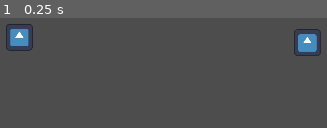
Above: before the commit, frame 1.
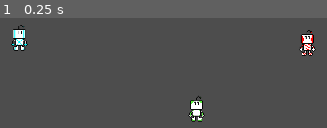
Above: after the commit, the same moment.

Repository: NickDeGamer1/ConnectGame
Game: Godot game, scene res://Scenes/test.tscn
Two runs of this game, one before a commit and one after it. Both use one fixed random seed, a clock stepped at 60 frames per second and the inputs below. The project has no main scene, so this scene is started directly. The engine's default icon, where the game draws it, is replaced by a stand-in: a white triangle on a blue panel in a dark square.
Inputs:
- Up to frame 1 (0.25 s): no input

The runs differ from the first frame. In frame 1, 3.3% of the frame differs, in the area x 1-99%, y 5-95%.

Commit message:
Sprites + general fixes

Diff:
--- a/new-game-project/Scenes/Player.tscn
+++ b/new-game-project/Scenes/Player.tscn
@@ -1,23 +1,134 @@
-[gd_scene load_steps=5 format=3 uid="uid://cne8v4uqsvxij"]
+[gd_scene load_steps=27 format=3 uid="uid://cne8v4uqsvxij"]
 
-[ext_resource type="Texture2D" uid="uid://dyk2l21rq6aid" path="res://icon.svg" id="1_b1xud"]
 [ext_resource type="Script" path="res://Scenes/player.gd" id="1_drpok"]
+[ext_resource type="Texture2D" uid="uid://xj3riufbpbl8" path="res://BotSprites/BlueBot/Untitled_Artwork-1.png" id="2_7gsfj"]
+[ext_resource type="Texture2D" uid="uid://cypqttv8ad4ki" path="res://BotSprites/RedBot/Untitled_Artwork-1.png" id="2_d2tcp"]
+[ext_resource type="Texture2D" uid="uid://dyq8ddmjxbxwr" path="res://BotSprites/BlueBot/Untitled_Artwork-2.png" id="3_8in23"]
+[ext_resource type="Texture2D" uid="uid://bo2d6iclw4pa6" path="res://BotSprites/RedBot/Untitled_Artwork-2.png" id="3_tqpgm"]
+[ext_resource type="Texture2D" uid="uid://b5rnssm88yqti" path="res://BotSprites/RedBot/Untitled_Artwork-3.png" id="4_ei8a7"]
+[ext_resource type="Texture2D" uid="uid://5lstkjnruaeu" path="res://BotSprites/BlueBot/Untitled_Artwork-3.png" id="4_sgx8u"]
+[ext_resource type="Texture2D" uid="uid://ch8h6w27seird" path="res://BotSprites/RedBot/Untitled_Artwork-4.png" id="5_6dvi8"]
+[ext_resource type="Texture2D" uid="uid://d0djhtks68cip" path="res://BotSprites/BlueBot/Untitled_Artwork-4.png" id="5_6eo7n"]
+[ext_resource type="Script" path="res://Scenes/eyes.gd" id="6_1vrr6"]
+[ext_resource type="Texture2D" uid="uid://bsvgbauilysy4" path="res://BotSprites/GreenBot/Untitled_Artwork-1.png" id="6_a8ofk"]
+[ext_resource type="Texture2D" uid="uid://x0rdm4f1ij3g" path="res://BotSprites/GreenBot/Untitled_Artwork-2.png" id="7_2mnq4"]
+[ext_resource type="Texture2D" uid="uid://d6y1kbeltf21" path="res://BotSprites/Eye.png" id="7_o8xh6"]
+[ext_resource type="Texture2D" uid="uid://cpmhl4fsiukf1" path="res://BotSprites/GreenBot/Untitled_Artwork-3.png" id="8_6dyhi"]
+[ext_resource type="Texture2D" uid="uid://c7vcty4qx5c4j" path="res://BotSprites/GreenBot/Untitled_Artwork-4.png" id="9_qrp3y"]
+[ext_resource type="Texture2D" uid="uid://dmbqg76dlbrc6" path="res://BotSprites/Yellow bot/Untitled_Artwork-1.png" id="10_vk7gf"]
+[ext_resource type="Texture2D" uid="uid://kbcuujtol0pp" path="res://BotSprites/Yellow bot/Untitled_Artwork-2.png" id="11_rfvv6"]
+[ext_resource type="Texture2D" uid="uid://gjg6pcgtj18w" path="res://BotSprites/Yellow bot/Untitled_Artwork-3.png" id="12_3h78c"]
+[ext_resource type="Texture2D" uid="uid://cl4n03tf6n28t" path="res://BotSprites/Yellow bot/Untitled_Artwork-4.png" id="13_qa8s8"]
+[ext_resource type="Texture2D" uid="uid://dsptf4m52xjbr" path="res://BotSprites/PurpleBot/Untitled_Artwork-1.png" id="14_7pfl6"]
+[ext_resource type="Texture2D" uid="uid://fvlfaql3eahb" path="res://BotSprites/PurpleBot/Untitled_Artwork-2.png" id="15_6r065"]
+[ext_resource type="Texture2D" uid="uid://den62wkg6ivdp" path="res://BotSprites/PurpleBot/Untitled_Artwork-3.png" id="16_apxmv"]
+[ext_resource type="Texture2D" uid="uid://sxgcj6wgof67" path="res://BotSprites/PurpleBot/Untitled_Artwork-4.png" id="17_00gqn"]
 
 [sub_resource type="CircleShape2D" id="CircleShape2D_dai1w"]
 radius = 30.0
+
+[sub_resource type="SpriteFrames" id="SpriteFrames_im4lv"]
+animations = [{
+"frames": [{
+"duration": 1.0,
+"texture": ExtResource("2_d2tcp")
+}, {
+"duration": 1.0,
+"texture": ExtResource("3_tqpgm")
+}, {
+"duration": 1.0,
+"texture": ExtResource("4_ei8a7")
+}, {
+"duration": 1.0,
+"texture": ExtResource("5_6dvi8")
+}],
+"loop": true,
+"name": &"C0",
+"speed": 5.0
+}, {
+"frames": [{
+"duration": 1.0,
+"texture": ExtResource("6_a8ofk")
+}, {
+"duration": 1.0,
+"texture": ExtResource("7_2mnq4")
+}, {
+"duration": 1.0,
+"texture": ExtResource("8_6dyhi")
+}, {
+"duration": 1.0,
+"texture": ExtResource("9_qrp3y")
+}],
+"loop": true,
+"name": &"C1",
+"speed": 5.0
+}, {
+"frames": [{
+"duration": 1.0,
+"texture": ExtResource("10_vk7gf")
+}, {
+"duration": 1.0,
+"texture": ExtResource("11_rfvv6")
+}, {
+"duration": 1.0,
+"texture": ExtResource("12_3h78c")
+}, {
+"duration": 1.0,
+"texture": ExtResource("13_qa8s8")
+}],
+"loop": true,
+"name": &"C2",
+"speed": 5.0
+}, {
+"frames": [{
+"duration": 1.0,
+"texture": ExtResource("14_7pfl6")
+}, {
+"duration": 1.0,
+"texture": ExtResource("15_6r065")
+}, {
+"duration": 1.0,
+"texture": ExtResource("16_apxmv")
+}, {
+"duration": 1.0,
+"texture": ExtResource("17_00gqn")
+}],
+"loop": true,
+"name": &"C3",
+"speed": 5.0
+}, {
+"frames": [{
+"duration": 1.0,
+"texture": ExtResource("2_7gsfj")
+}, {
+"duration": 1.0,
+"texture": ExtResource("3_8in23")
+}, {
+"duration": 1.0,
+"texture": ExtResource("4_sgx8u")
+}, {
+"duration": 1.0,
+"texture": ExtResource("5_6eo7n")
+}],
+"loop": true,
+"name": &"PC",
+"speed": 7.0
+}]
 
 [sub_resource type="RectangleShape2D" id="RectangleShape2D_52eig"]
 size = Vector2(50, 100)
 
 [node name="Player" type="Area2D"]
+texture_filter = 1
 script = ExtResource("1_drpok")
-
-[node name="Sprite2D" type="Sprite2D" parent="."]
-scale = Vector2(0.5, 0.5)
-texture = ExtResource("1_b1xud")
 
 [node name="CollisionShape2D" type="CollisionShape2D" parent="."]
 shape = SubResource("CircleShape2D_dai1w")
+
+[node name="AnimatedSprite2D" type="AnimatedSprite2D" parent="."]
+scale = Vector2(2, 2)
+sprite_frames = SubResource("SpriteFrames_im4lv")
+animation = &"C0"
 
 [node name="Weapon" type="Node2D" parent="."]
 
@@ -26,3 +137,18 @@
 
 [node name="CollisionShape2D" type="CollisionShape2D" parent="Weapon/Area2D"]
 shape = SubResource("RectangleShape2D_52eig")
+
+[node name="EyeHolder" type="Node2D" parent="."]
+
+[node name="Eyes" type="Node2D" parent="EyeHolder"]
+script = ExtResource("6_1vrr6")
+
+[node name="LeftEye" type="Sprite2D" parent="EyeHolder/Eyes"]
+position = Vector2(-4, -12)
+scale = Vector2(2, 2)
+texture = ExtResource("7_o8xh6")
+
+[node name="RightEye" type="Sprite2D" parent="EyeHolder/Eyes"]
+position = Vector2(4, -12)
+scale = Vector2(2, 2)
+texture = ExtResource("7_o8xh6")
--- /dev/null
+++ b/new-game-project/Scenes/eyes.gd
@@ -0,0 +1,21 @@
+extends Node2D
+
+var centered:bool = false
+
+func Update(Dir):
+	if !centered:
+		if Dir >= 0 and Dir <= 180:
+			$LeftEye.flip_h = false
+			$RightEye.flip_h = false
+		else:
+			$LeftEye.flip_h = true
+			$RightEye.flip_h = true
+
+
+		if Dir > 90 and Dir <= 270:
+			position.y = 2
+		else:
+			position.y = 0
+	else:
+		$LeftEye.flip_h = false
+		$RightEye.flip_h = true
--- a/new-game-project/Scenes/player.gd
+++ b/new-game-project/Scenes/player.gd
@@ -4,6 +4,8 @@
 enum PNum {KBM, C1, C2, C3, C4, ONL}
 @export var ConType: PNum
 var WhatConToUse:String = "PC"
+var AnimPlay:bool = false
+@onready var PosBuff = global_position
 
 func _ready() -> void:
 	match ConType:
@@ -19,10 +21,9 @@
 			WhatConToUse = "C3"
 		5:
 			WhatConToUse = "ON"
+	$AnimatedSprite2D.play(WhatConToUse)
 
 func _physics_process(_delta: float) -> void:
-
-
 	if ConType == 0:#On KBM
 		var MP = get_viewport().get_mouse_position()
 		$Weapon.rotation =  atan2(MP.y - global_position.y, MP.x - global_position.x)
@@ -30,8 +31,27 @@
 		var CX = Input.get_joy_axis(ConType-1, JOY_AXIS_RIGHT_X)
 		var CY = Input.get_joy_axis(ConType-1, JOY_AXIS_RIGHT_Y)
 
-		if abs(CX) > 0.2 and abs(CY) > 0.2:
+		if abs(CX) > 0.2 and abs(CY) > 0.3:
+			$EyeHolder/Eyes.centered = false
 			$Weapon.rotation =  atan2(CY, CX)
+		#else:
+			#$EyeHolder/Eyes.centered = true
+
+
+
+	$EyeHolder/Eyes.Update(rad_to_deg($Weapon.rotation) + 90)
+
+	if $AnimatedSprite2D.frame % 2 != 0:
+		$EyeHolder.position.y = -2
+	else:
+		$EyeHolder.position.y = 0
+
+	if PosBuff != global_position:
+		$AnimatedSprite2D.play(WhatConToUse)
+	else:
+		$AnimatedSprite2D.stop()
+		$AnimatedSprite2D.frame = 0
+	PosBuff = global_position
 
 	if ConType != 5:
 		#Movement
--- a/new-game-project/Scenes/test.tscn
+++ b/new-game-project/Scenes/test.tscn
@@ -6,7 +6,11 @@
 
 [node name="Player" parent="." instance=ExtResource("1_javgr")]
 position = Vector2(532, 585)
-ConType = 0
 
 [node name="Player2" parent="." instance=ExtResource("1_javgr")]
 position = Vector2(1224, 598)
+ConType = 1
+
+[node name="Player3" parent="." instance=ExtResource("1_javgr")]
+position = Vector2(958, 756)
+ConType = 2
--- a/new-game-project/project.godot
+++ b/new-game-project/project.godot
@@ -82,3 +82,43 @@
 "events": [Object(InputEventJoypadMotion,"resource_local_to_scene":false,"resource_name":"","device":1,"axis":0,"axis_value":1.0,"script":null)
 ]
 }
+Move_upC2={
+"deadzone": 0.5,
+"events": [Object(InputEventJoypadMotion,"resource_local_to_scene":false,"resource_name":"","device":2,"axis":1,"axis_value":-1.0,"script":null)
+]
+}
+Move_downC2={
+"deadzone": 0.5,
+"events": [Object(InputEventJoypadMotion,"resource_local_to_scene":false,"resource_name":"","device":2,"axis":1,"axis_value":1.0,"script":null)
+]
+}
+Move_leftC2={
+"deadzone": 0.5,
+"events": [Object(InputEventJoypadMotion,"resource_local_to_scene":false,"resource_name":"","device":2,"axis":0,"axis_value":-1.0,"script":null)
+]
+}
+Move_rightC2={
+"deadzone": 0.5,
+"events": [Object(InputEventJoypadMotion,"resource_local_to_scene":false,"resource_name":"","device":2,"axis":0,"axis_value":1.0,"script":null)
+]
+}
+Move_upC3={
+"deadzone": 0.5,
+"events": [Object(InputEventJoypadMotion,"resource_local_to_scene":false,"resource_name":"","device":3,"axis":1,"axis_value":-1.0,"script":null)
+]
+}
+Move_downC3={
+"deadzone": 0.5,
+"events": [Object(InputEventJoypadMotion,"resource_local_to_scene":false,"resource_name":"","device":3,"axis":1,"axis_value":1.0,"script":null)
+]
+}
+Move_leftC3={
+"deadzone": 0.5,
+"events": [Object(InputEventJoypadMotion,"resource_local_to_scene":false,"resource_name":"","device":3,"axis":0,"axis_value":-1.0,"script":null)
+]
+}
+Move_rightC3={
+"deadzone": 0.5,
+"events": [Object(InputEventJoypadMotion,"resource_local_to_scene":false,"resource_name":"","device":3,"axis":0,"axis_value":1.0,"script":null)
+]
+}
Binary file added: new-game-project/BotSprites/BlueBot/Untitled_Artwork-1.png
Not shown, added: new-game-project/BotSprites/BlueBot/Untitled_Artwork-1.png.import
Binary file added: new-game-project/BotSprites/BlueBot/Untitled_Artwork-2.png
Not shown, added: new-game-project/BotSprites/BlueBot/Untitled_Artwork-2.png.import
Binary file added: new-game-project/BotSprites/BlueBot/Untitled_Artwork-3.png
Not shown, added: new-game-project/BotSprites/BlueBot/Untitled_Artwork-3.png.import
Binary file added: new-game-project/BotSprites/BlueBot/Untitled_Artwork-4.png
Not shown, added: new-game-project/BotSprites/BlueBot/Untitled_Artwork-4.png.import
Binary file added: new-game-project/BotSprites/Eye.png
Not shown, added: new-game-project/BotSprites/Eye.png.import
Binary file added: new-game-project/BotSprites/GreenBot/Untitled_Artwork-1.png
Not shown, added: new-game-project/BotSprites/GreenBot/Untitled_Artwork-1.png.import
(and 30 more such lines)
